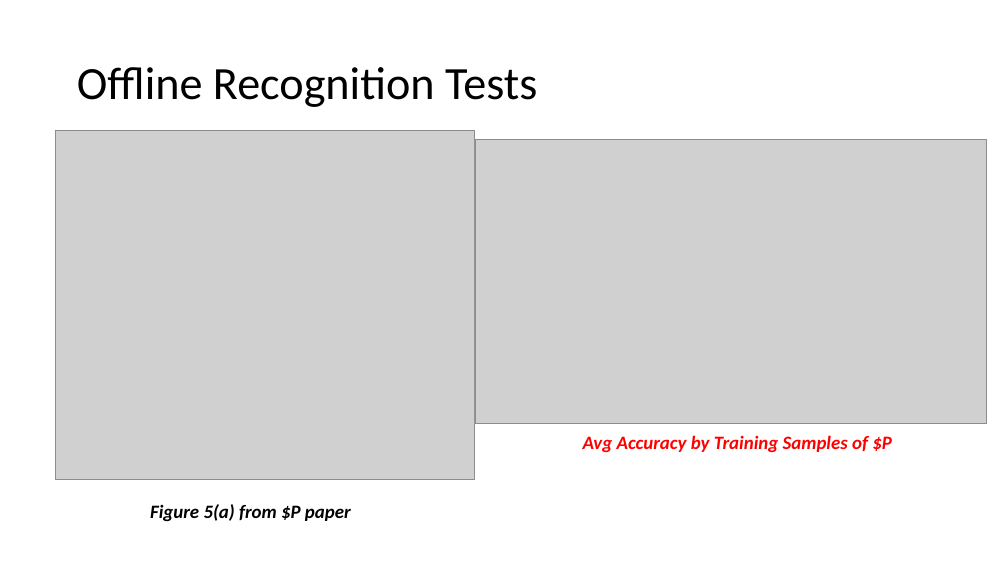
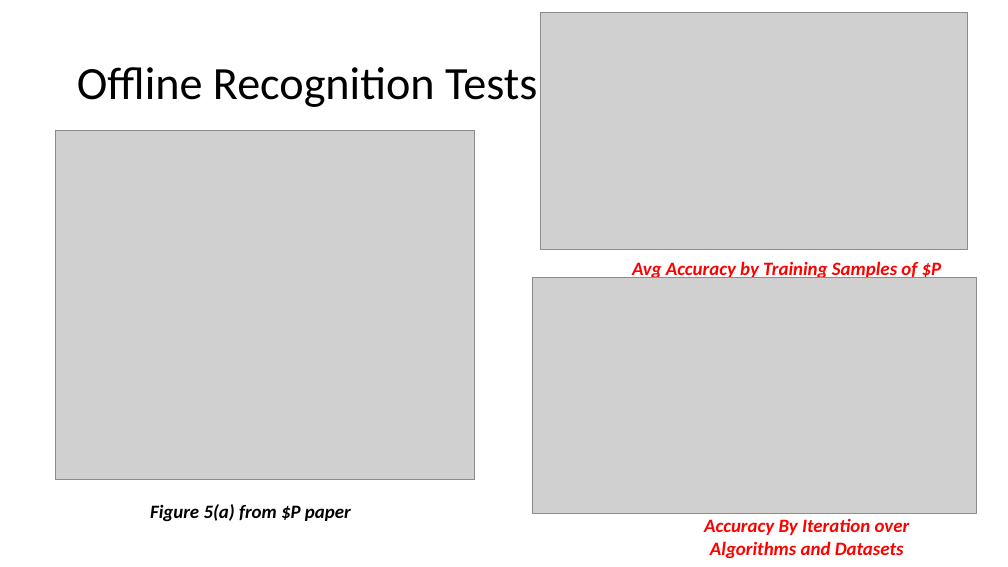
Before and after one commit to pixelfac/hcira-project-23, a slide deck: slide 4 of HCIRA-Proj2-demo-template.pptx. Drawn at 1008x567 pixels with LibreOffice and Linux fonts; fonts in the diff are those of the drawing; grey boxes stand for pictures. Boxes give left, top, right and bottom in pixels: in the first picture for what was removed or moved away, otherwise in the second. Text is boxed around its words. In the diff, an @@ line names an element or a change of style, - is before the commit and + after.

```diff
--- a/HCIRA-Proj2-demo-template.pptx
+++ b/HCIRA-Proj2-demo-template.pptx
@@ picture: place and size @@
-picture at [475,140,987,424]
+picture at [541,12,967,249]
@@ text "Avg Accuracy by Training Samples ..." rewrapped from [583,435,892,452] to [632,260,942,281] @@
@@ picture added at [532,278,977,513] @@
@@ text added at [704,518,910,559], 18 pt, text #FF0000, bold, italic @@
+Accuracy By Iteration over Algorithms and Datasets
```
Also in this commit, not shown: 2 other slides changed.
